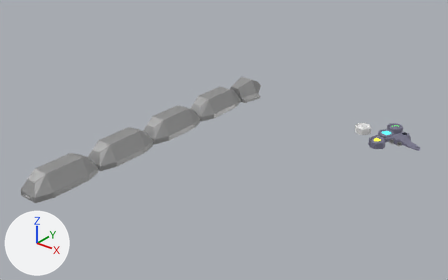
Before and after pictures for a commit that changed the Blender file Art/coreship.blend.
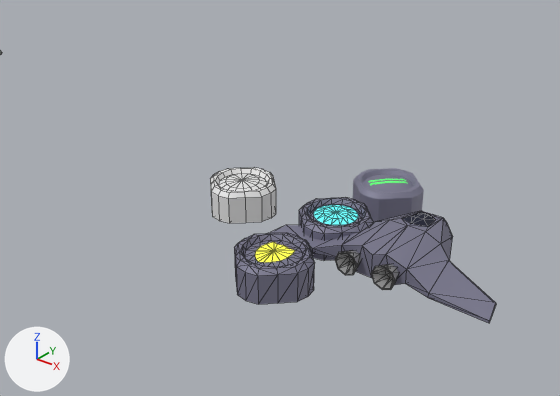
Each version is shown whole from a 50 mm lens placed at (41.0, -105.9, 52.2), pointed at (-23.1, -25.8, 2.5), then close up from a 50 mm lens placed at (12.7, -23.3, 14.7), pointed at (-4.1, -2.2, 1.7). Every picture has the same lights, and +X, +Y and +Z are marked at lower left. The close-ups show mesh edges as thin lines.

Names of what the first close-up shows: 'PlayerShip', 'PowerupArmor', 'PowerupLasers', 'PowerupShield', 'PowerupTemplate'.
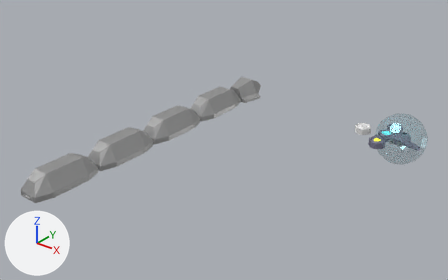
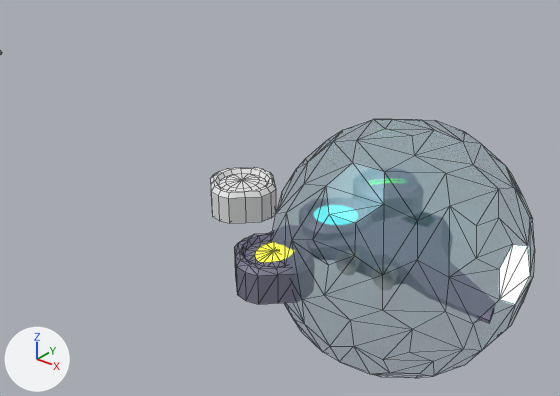
What changed in the scene script:
```text
Add mat_playershield:
    mat_playershield = principled_material('PlayerShield')
    mat_playershield.base_color = (0.333, 0.71, 0.8)  # cyan #9cdbe7
    mat_playershield.metallic = 0.717
    mat_playershield.roughness = 0.25
    mat_playershield.ior = 1.45
    mat_playershield.alpha = 0.25
    mat_playershield.transmission_weight = 0.5
Add me_gd_mesh:
    me_gd_mesh.from_pydata(...)  # 180 vertices, 92 faces; spans x -4.96..4.96, y -4.99..4.99, z -4.92..4.92
    me_gd_mesh.materials.append(mat_playershield)  # cyan #9cdbe7
Add ob_playershield:
    ob_playershield = bpy.data.objects.new('PlayerShield', me_gd_mesh)
    ob_playershield.location = (0.0, 0.0, 0.0)
    _m = ob_playershield.modifiers.new('Triangulate', 'TRIANGULATE')
```

Location of each change, (x1, y1, x2, y2) in pixels of the close-ups (560 x 396 px):
'PlayerShield', added: after (271, 119, 535, 378)
'PlayerShip', unchanged, covered by the edit: before (268, 211, 496, 323); after (268, 232, 493, 323)
'PowerupLasers', unchanged, covered by the edit: before (352, 168, 424, 222)
'PowerupShield', unchanged, covered by the edit: before (299, 197, 374, 261)
